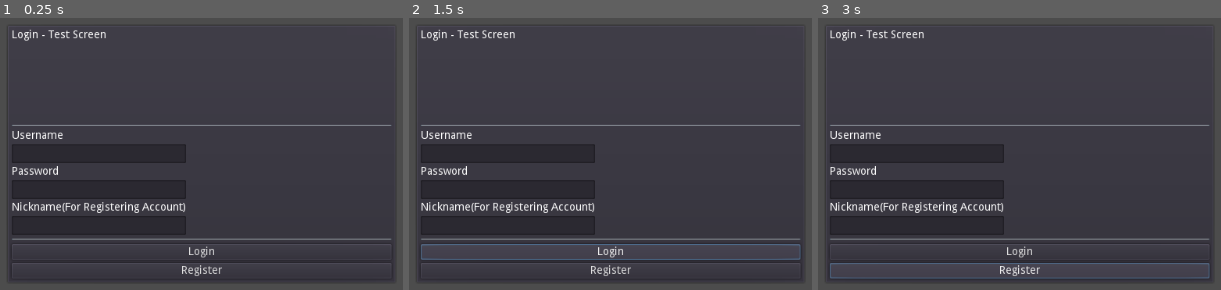
Above: before the commit, frames 1-3 (left to right).
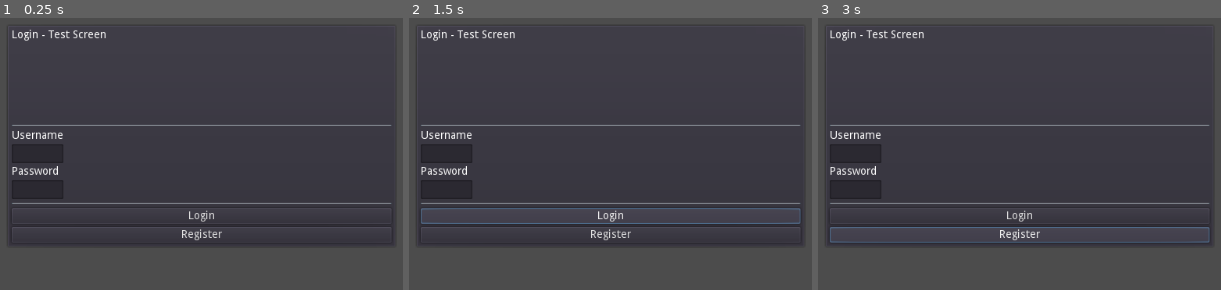
Above: after the commit, the same moments.

Repository: kyle-stevens/murder-mansion
Game: Godot game, scene res://scenes/TestLogin.tscn
Same seed, same stepped clock (60 frames per second), same inputs: the game is played once before the commit and once after it.
Inputs:
- Up to frame 1 (0.25 s): no input
- Up to frame 2 (1.5 s): click "Register" at 0.5 s; click "Login" at 1.25 s
- Up to frame 3 (3 s): click "Login" at 2 s; click "Register" at 2.75 s

The runs differ from the first frame. In frame 1, 6.2% of the frame differs, in the area x 2-98%, y 46-97%; in frame 2, 7.8%; in frame 3, 7.4%.
Error after the commit: Invalid get index 'status' (on base: 'Nil'). (res://scripts/TestLogin.gd:18)

Commit message:
V0.2.2 - Patch 3
Removed the nickname stuff for now
Basic Chat Created to test network deployment
Not yet deployed or deployable :(

Diff:
--- a/mansion_v2/project.godot
+++ b/mansion_v2/project.godot
@@ -14,6 +14,10 @@
 run/main_scene="res://scenes/TestLogin.tscn"
 config/icon="res://icon.png"
 
+[autoload]
+
+PlayerData="*res://scripts/PlayerData.gd"
+
 [physics]
 
 common/enable_pause_aware_picking=true
--- /dev/null
+++ b/mansion_v2/scenes/BasicChat.gd
@@ -0,0 +1,51 @@
+extends Control
+
+var timer
+
+onready var chat_mesgs = get_node("PanelContainer/VBoxContainer/HBoxContainer2/chat_mesgs")
+onready var user_list = get_node("PanelContainer/VBoxContainer/HBoxContainer2/user_list")
+onready var mesg = get_node("PanelContainer/VBoxContainer/HBoxContainer/mesg")
+
+onready var http_request = HTTPRequest.new()
+const SERVER = "https://desolate-garden-52565.herokuapp.com/"#"http://127.0.0.1:5000"
+
+func _ready():
+	#HTTP request node
+	add_child(http_request)
+	http_request.connect("request_completed", self, "_http_request_completed")
+	user_list.text = user_list.text + "\n" + PlayerData.username
+
+	timer = Timer.new()
+	timer.connect("timeout",self,"_on_timer_timeout")
+	#timeout is what says in docs, in signals
+	#self is who respond to the callback
+	#_on_timer_timeout is the callback, can have any name
+	add_child(timer) #to process
+	timer.start(0.5) #to start
+
+func _on_timer_timeout():
+	timer.start(0.5) #to start
+	var fields = {"type" : "update", "username" : PlayerData.username}
+	var result = http_request.request(SERVER + "/chat_test", PoolStringArray(['Content-Type: application/json']), false, 2, to_json(fields))
+	if result != OK:
+		push_error("An error occurred in the HTTP request")
+
+func _http_request_completed(result, response_code, headers, body):
+	var response = parse_json(body.get_string_from_utf8())
+	#print(response)
+
+	if response['status'] == "MESG_RECEIVED":
+		pass
+	else:
+		user_list.text = "USERS:\n"
+		for user in response['list']:
+			user_list.text = user_list.text + user + "\n"
+		chat_mesgs.text = response['mesg']
+
+func _on_Button_pressed():
+	var fields = {"type" : "send", "mesg" : mesg.text, "username" : PlayerData.username}
+	mesg.text = ""
+	print(fields)
+	var result = http_request.request(SERVER + "/chat_test", PoolStringArray(['Content-Type: application/json']), false, 2, to_json(fields))
+	if result != OK:
+		push_error("An error occurred in the HTTP request")
--- /dev/null
+++ b/mansion_v2/scenes/BasicChat.tscn
@@ -0,0 +1,54 @@
+[gd_scene load_steps=2 format=2]
+
+[ext_resource path="res://scenes/BasicChat.gd" type="Script" id=1]
+
+[node name="BasicChat" type="Control"]
+margin_right = 40.0
+margin_bottom = 40.0
+script = ExtResource( 1 )
+
+[node name="PanelContainer" type="PanelContainer" parent="."]
+margin_right = 1024.0
+margin_bottom = 600.0
+
+[node name="VBoxContainer" type="VBoxContainer" parent="PanelContainer"]
+margin_left = 7.0
+margin_top = 7.0
+margin_right = 1017.0
+margin_bottom = 593.0
+
+[node name="HBoxContainer2" type="HBoxContainer" parent="PanelContainer/VBoxContainer"]
+margin_right = 1010.0
+margin_bottom = 550.0
+
+[node name="chat_mesgs" type="TextEdit" parent="PanelContainer/VBoxContainer/HBoxContainer2"]
+margin_right = 800.0
+margin_bottom = 550.0
+rect_min_size = Vector2( 800, 550 )
+readonly = true
+
+[node name="user_list" type="Label" parent="PanelContainer/VBoxContainer/HBoxContainer2"]
+margin_left = 804.0
+margin_right = 847.0
+margin_bottom = 550.0
+rect_min_size = Vector2( 0, 550 )
+text = "USERS:"
+align = 1
+
+[node name="HBoxContainer" type="HBoxContainer" parent="PanelContainer/VBoxContainer"]
+margin_top = 554.0
+margin_right = 1010.0
+margin_bottom = 574.0
+
+[node name="mesg" type="TextEdit" parent="PanelContainer/VBoxContainer/HBoxContainer"]
+margin_right = 950.0
+margin_bottom = 20.0
+rect_min_size = Vector2( 950, 0 )
+
+[node name="Button" type="Button" parent="PanelContainer/VBoxContainer/HBoxContainer"]
+margin_left = 954.0
+margin_right = 1000.0
+margin_bottom = 20.0
+text = "SEND"
+
+[connection signal="pressed" from="PanelContainer/VBoxContainer/HBoxContainer/Button" to="." method="_on_Button_pressed"]
--- a/mansion_v2/scenes/TestLogin.tscn
+++ b/mansion_v2/scenes/TestLogin.tscn
@@ -17,11 +17,11 @@
 margin_left = 7.0
 margin_top = 7.0
 margin_right = 493.0
-margin_bottom = 326.0
+margin_bottom = 280.0
 
 [node name="VBoxContainer" type="VBoxContainer" parent="PanelContainer/MarginContainer"]
 margin_right = 486.0
-margin_bottom = 319.0
+margin_bottom = 273.0
 
 [node name="Login_list" type="Label" parent="PanelContainer/MarginContainer/VBoxContainer"]
 margin_right = 486.0
@@ -46,57 +46,45 @@
 [node name="GridContainer" type="GridContainer" parent="PanelContainer/MarginContainer/VBoxContainer"]
 margin_top = 129.0
 margin_right = 486.0
-margin_bottom = 263.0
+margin_bottom = 217.0
 
 [node name="Label" type="Label" parent="PanelContainer/MarginContainer/VBoxContainer/GridContainer"]
-margin_right = 223.0
+margin_right = 66.0
 margin_bottom = 14.0
 text = "Username"
 
 [node name="user" type="LineEdit" parent="PanelContainer/MarginContainer/VBoxContainer/GridContainer"]
 margin_top = 18.0
-margin_right = 223.0
+margin_right = 66.0
 margin_bottom = 42.0
 
 [node name="Label2" type="Label" parent="PanelContainer/MarginContainer/VBoxContainer/GridContainer"]
 margin_top = 46.0
-margin_right = 223.0
+margin_right = 66.0
 margin_bottom = 60.0
 text = "Password"
 
 [node name="password" type="LineEdit" parent="PanelContainer/MarginContainer/VBoxContainer/GridContainer"]
 margin_top = 64.0
-margin_right = 223.0
+margin_right = 66.0
 margin_bottom = 88.0
 secret = true
 
-[node name="Label3" type="Label" parent="PanelContainer/MarginContainer/VBoxContainer/GridContainer"]
-margin_top = 92.0
-margin_right = 223.0
-margin_bottom = 106.0
-text = "Nickname(For Registering Account)"
-
-[node name="nickname" type="LineEdit" parent="PanelContainer/MarginContainer/VBoxContainer/GridContainer"]
-margin_top = 110.0
-margin_right = 223.0
-margin_bottom = 134.0
-secret = true
-
 [node name="HSeparator2" type="HSeparator" parent="PanelContainer/MarginContainer/VBoxContainer"]
-margin_top = 267.0
+margin_top = 221.0
 margin_right = 486.0
-margin_bottom = 271.0
+margin_bottom = 225.0
 
 [node name="Login" type="Button" parent="PanelContainer/MarginContainer/VBoxContainer"]
-margin_top = 275.0
+margin_top = 229.0
 margin_right = 486.0
-margin_bottom = 295.0
+margin_bottom = 249.0
 text = "Login"
 
 [node name="Register" type="Button" parent="PanelContainer/MarginContainer/VBoxContainer"]
-margin_top = 299.0
+margin_top = 253.0
 margin_right = 486.0
-margin_bottom = 319.0
+margin_bottom = 273.0
 text = "Register"
 
 [connection signal="pressed" from="PanelContainer/MarginContainer/VBoxContainer/Login" to="." method="_on_Login_pressed"]
--- /dev/null
+++ b/mansion_v2/scripts/PlayerData.gd
@@ -0,0 +1,4 @@
+extends Node
+
+
+var username = ""
--- a/mansion_v2/scripts/TestLogin.gd
+++ b/mansion_v2/scripts/TestLogin.gd
@@ -1,10 +1,10 @@
 extends Control
 
-onready var nickname = get_node("PanelContainer/MarginContainer/VBoxContainer/GridContainer/nickname")
+onready var error_message = get_node("PanelContainer/MarginContainer/VBoxContainer/Request_Message")
 onready var user = get_node("PanelContainer/MarginContainer/VBoxContainer/GridContainer/user")
 onready var password = get_node("PanelContainer/MarginContainer/VBoxContainer/GridContainer/password")
 onready var http_request = HTTPRequest.new()
-const SERVER = "http://127.0.0.1:5000"
+const SERVER = "https://desolate-garden-52565.herokuapp.com/" #"http://127.0.0.1:5000"
 
 func _ready():
 	#HTTP request node
@@ -15,6 +15,13 @@
 	var response = parse_json(body.get_string_from_utf8())
 	print(response)
 
+	if response['status'] == "LOGIN_OK":
+		#set global vars in PlayerInfo
+		PlayerData.username = user.text
+		get_tree().change_scene("res://scenes/BasicChat.tscn")
+	else:
+		error_message.text = response['status']
+
 func _on_Login_pressed():
 	var fields = {"username" : user.text, "password" : password.text}
 	var result = http_request.request(SERVER + "/login", PoolStringArray(['Content-Type: application/json']), false, 2, to_json(fields))
@@ -23,7 +30,7 @@
 
 
 func _on_Register_pressed():
-	var fields = {"nickname" : nickname.text, "username" : user.text, "password" : password.text}
+	var fields = {"username" : user.text, "password" : password.text}
 	var result = http_request.request(SERVER + "/register", PoolStringArray(['Content-Type: application/json']), false, 2, to_json(fields))
 	if result != OK:
 		push_error("An error occurred in the HTTP request")
Not shown, changed: flask_server/app.py
